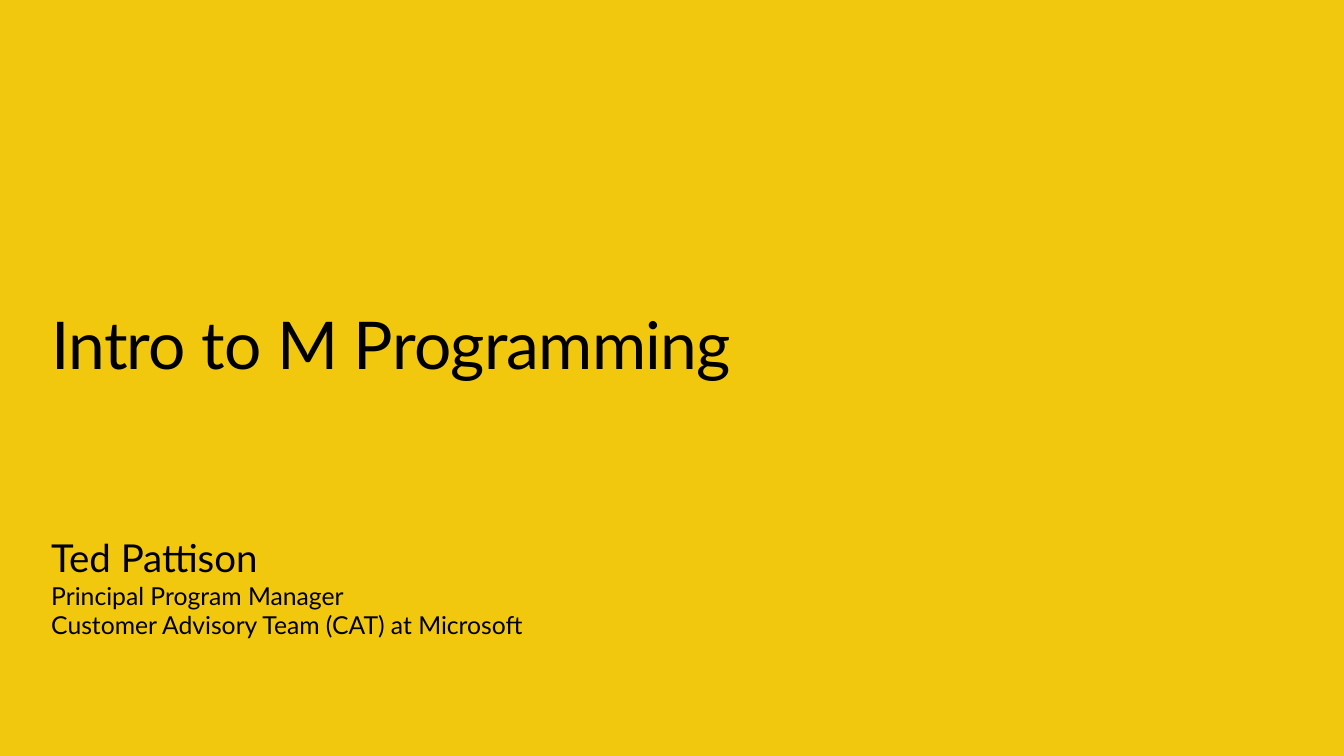
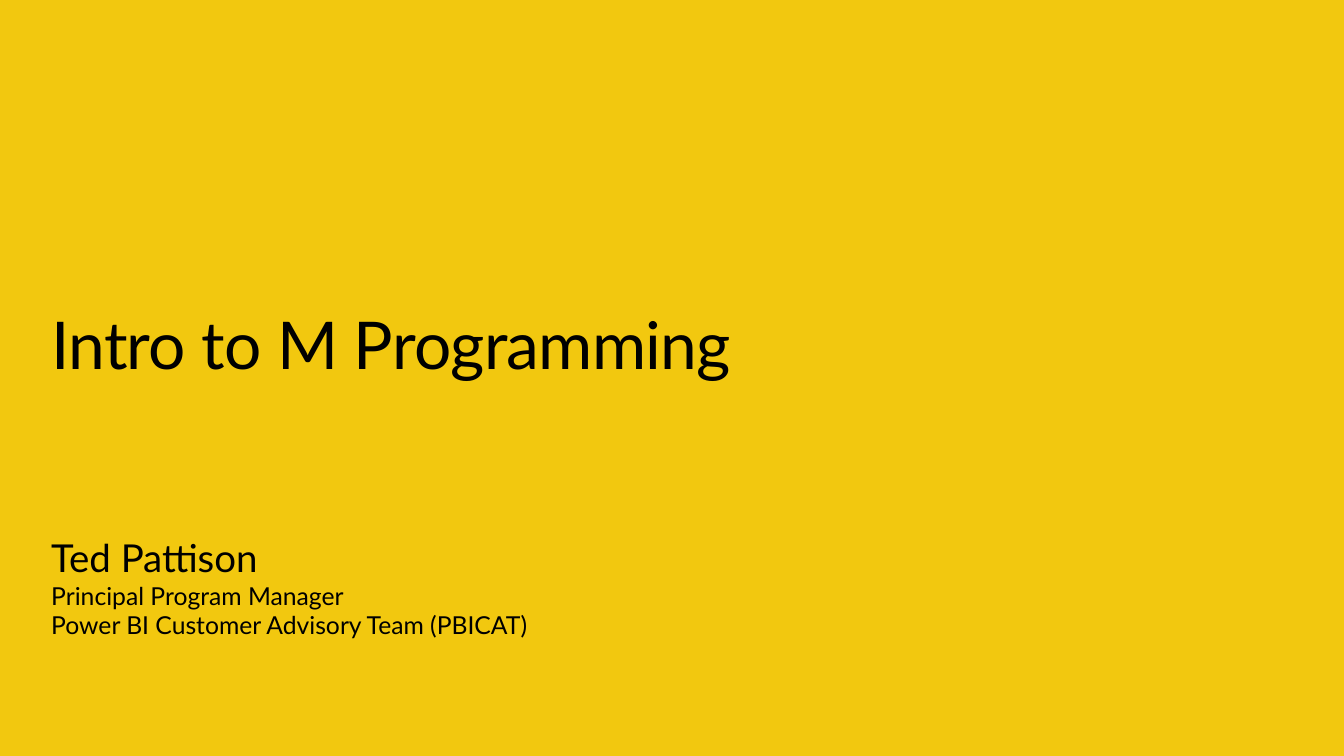
Before and after one commit to PowerBiDevCamp/Camp-Sessions, a slide deck: slide 2 of Session 08 - Intro to M Programming.pptx (slide 1 before the commit). Drawn at 1344x756 pixels with LibreOffice and Linux fonts; fonts in the diff are those of the drawing; background and template pictures are left out. Boxes give left, top, right and bottom in pixels: in the first picture for what was removed or moved away, otherwise in the second. Text is boxed around its words. In the diff, an @@ line names an element or a change of style, - is before the commit and + after.

```diff
--- a/Session 08 - Intro to M Programming.pptx
+++ b/Session 08 - Intro to M Programming.pptx
@@ text at (51,615,527,639): text changed @@
-  Customer Advisory Team (CAT) at Microsoft
+  Power BI Customer Advisory Team (PBICAT)
```
Also in this commit, not shown: 7 other slides changed, 23 slides added, 14 slides removed, 1 other file.
